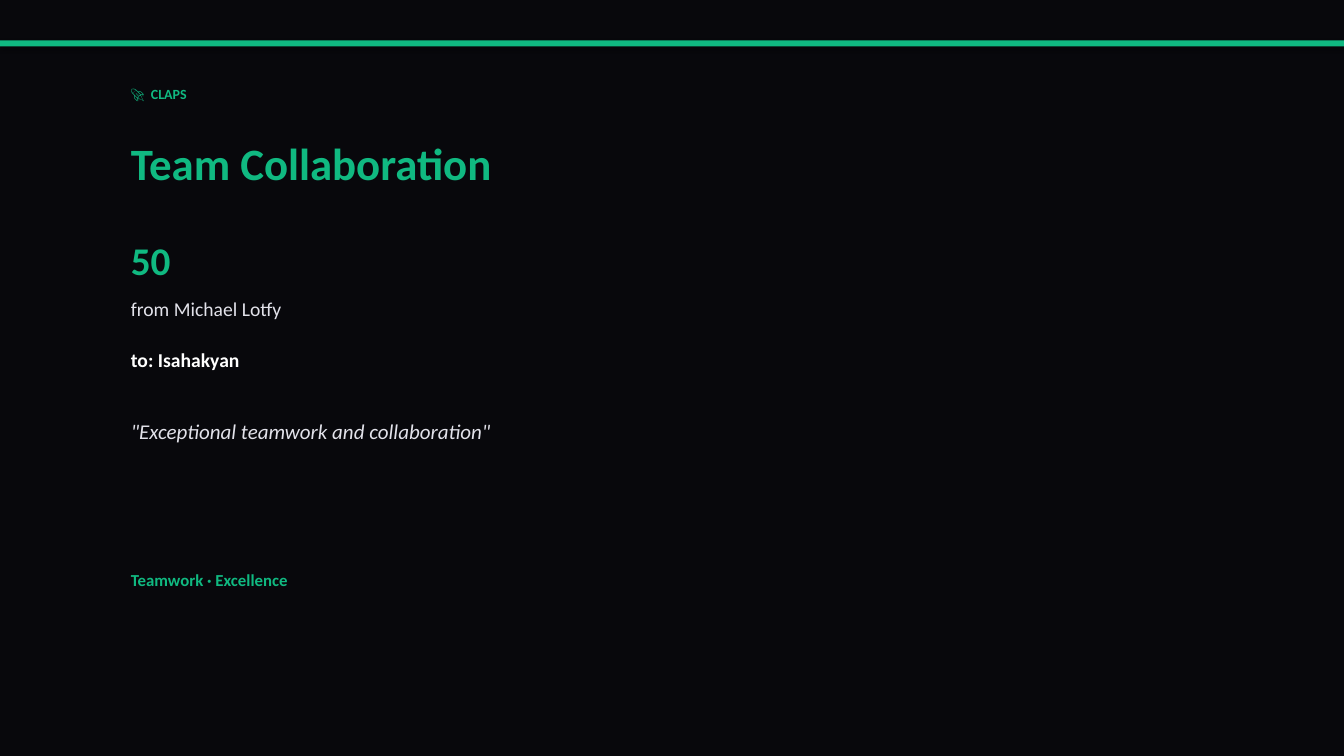
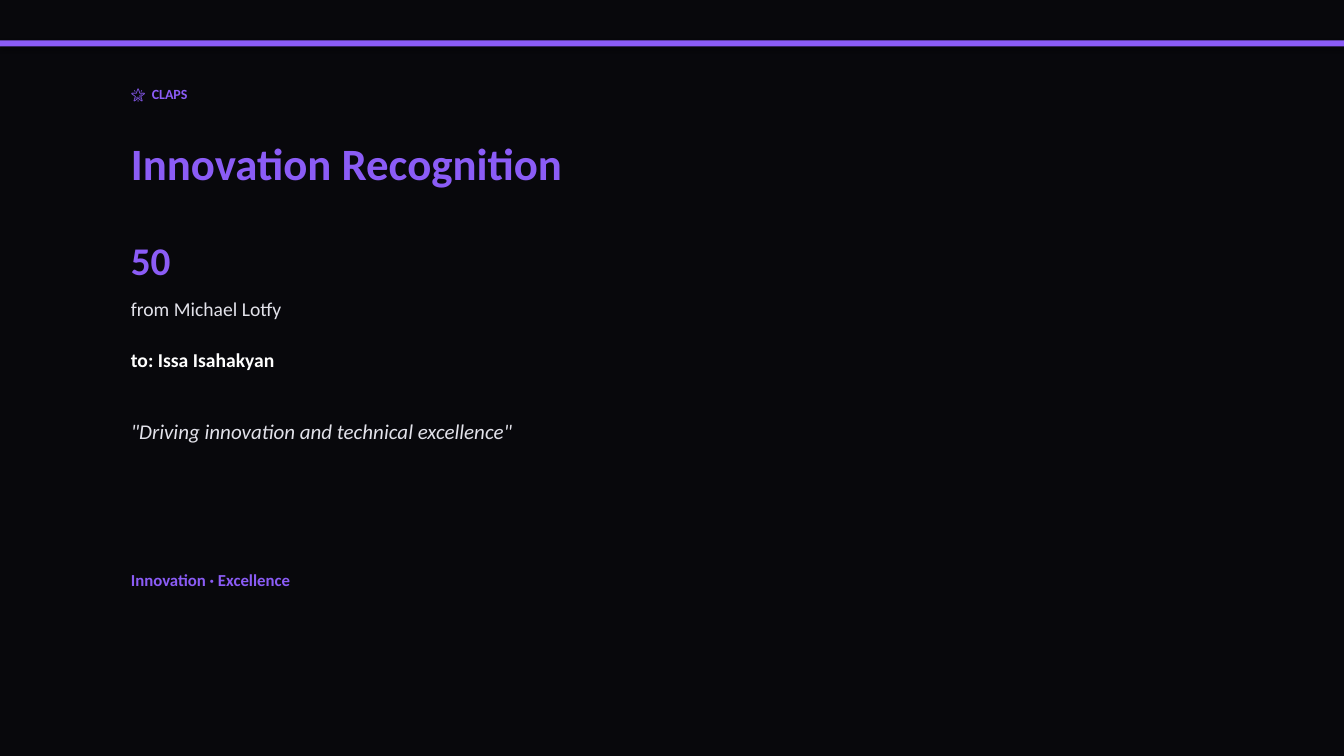
Before and after one commit to liliyagarifullina-maker/appodeal-pulse, a slide deck: slide 9 of data/archive/pulse_2026-03-14.pptx (slide 10 before the commit). Drawn at 1344x756 pixels with LibreOffice and Linux fonts; fonts in the diff are those of the drawing. Boxes give left, top, right and bottom in pixels: in the first picture for what was removed or moved away, otherwise in the second. Text is boxed around its words. In the diff, an @@ line names an element or a change of style, - is before the commit and + after.

```diff
--- a/data/archive/pulse_2026-03-14.pptx
+++ b/data/archive/pulse_2026-03-14.pptx
@@ rectangle at box(0, 40, 1344, 46): fill #10B981 to #8B5CF6 @@
@@ text at box(152, 90, 188, 99): text changed; text colour #10B981 to #8B5CF6 @@
-🚀 CLAPS
+🌟 CLAPS
@@ text at box(131, 148, 562, 188): text changed; text colour #10B981 to #8B5CF6 @@
-Team Collaboration
+Innovation Recognition
@@ text "50" at box(131, 249, 171, 276): text colour #10B981 to #8B5CF6 @@
@@ text at box(131, 353, 275, 370): text changed @@
-to: Isahakyan
+to: Issa Isahakyan
@@ text at box(131, 424, 512, 443): text changed @@
-"Exceptional teamwork and collaboration"
+"Driving innovation and technical excellence"
@@ text at box(131, 574, 290, 586): text changed; text colour #10B981 to #8B5CF6 @@
-Teamwork · Excellence
+Innovation · Excellence
```
Also in this commit, not shown: 13 other slides changed, 2 slides added, 5 slides removed, 2 other files.
